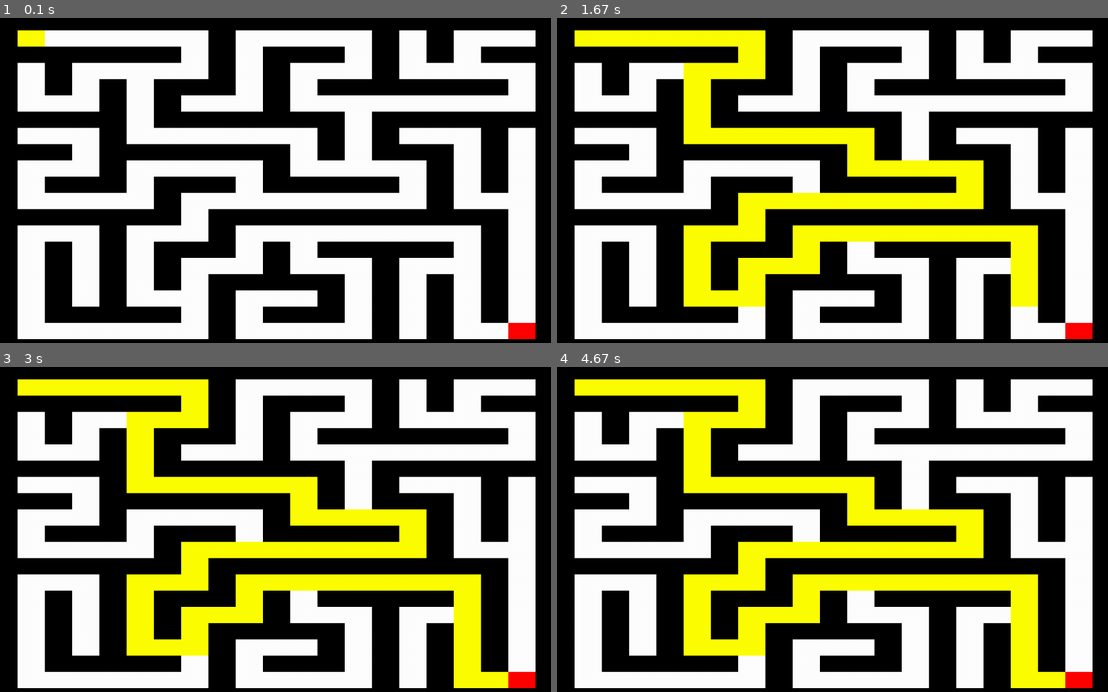
Above: before the commit, frames 1-4 (two rows, left to right).
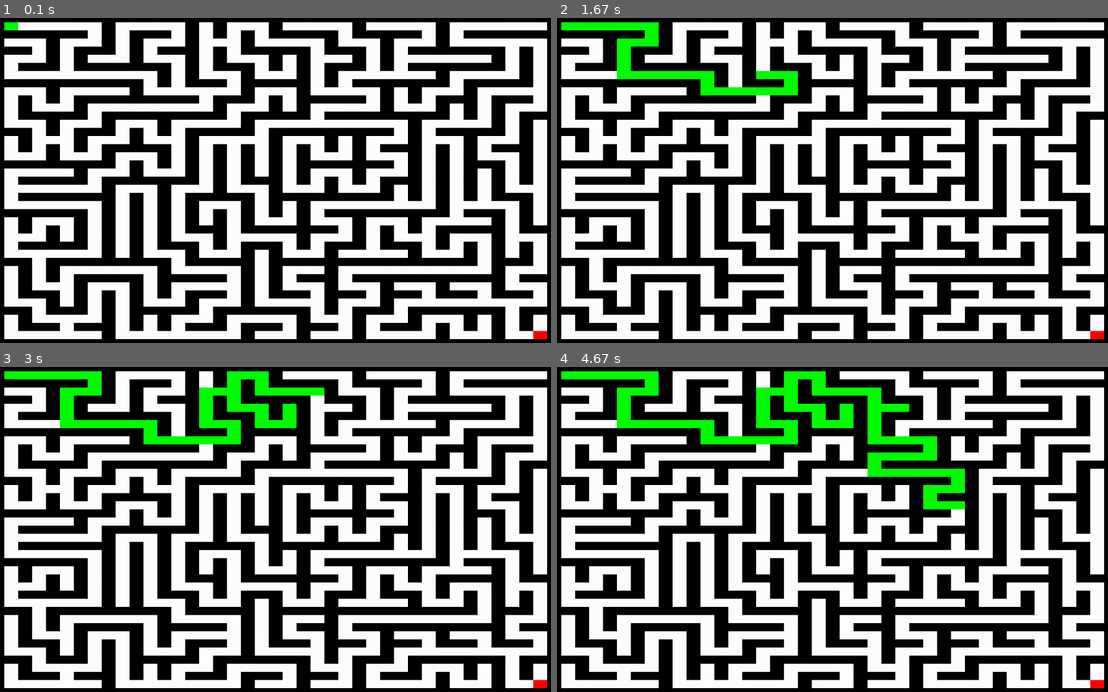
Above: after the commit, the same moments.

Repository: UltraViolet33/Maze-Solver
Game: pygame game, started from main.py
Same seed, same stepped clock (60 frames per second), same inputs: the game is played once before the commit and once after it.
Inputs:
- Up to frame 1 (0.1 s): no input
- Up to frame 2 (1.67 s): no input
- Up to frame 3 (3 s): no input
- Up to frame 4 (4.67 s): no input

The runs differ from the first frame. In frame 1, 53% of the frame differs, in the area x 0-100%, y 1-99%; in frame 2, 61%; in frame 3, 62%; in frame 4, 62%.

Commit message:
solve maze using stack

Diff:
--- a/Maze.py
+++ b/Maze.py
@@ -3,6 +3,7 @@
 from settings import *
 import random
 from Solve_maze import SolveMaze
+from SolveDFS import SolveDFS
 
 
 class Maze:
@@ -21,6 +22,8 @@
         self.direction = 0
         self.path_list = []
         self.zero_amount = MAZE_HEIGHT * MAZE_WIDTH
+        self.goal_x = self.maze_width - 2
+        self.goal_y = self.maze_height - 2
 
     def generate(self):
         for i in range(0, self.maze_width):
@@ -122,10 +125,10 @@
                 elif self.elem_list[y][x] in [2, 3]:
                     color = (255, 255, 255)  # Empty cell
                 elif self.elem_list[y][x] == 5:
-                    color = (255, 255, 0)  # Solution path cell
+                    color = (0, 255, 0)  # Solution path cell
 
                 # Goal cell
-                if x == 19 and y == 19:
+                if x == self.goal_x and y == self.goal_y:
                     color = (255, 0, 0)
 
                 pg.draw.rect(
@@ -136,9 +139,15 @@
         pg.display.flip()
 
     def run(self):
+        print(self.maze_width)
+        print(self.maze_height)
+
         self.generate()
         self.draw_maze()
-        solve = SolveMaze(elem_maze=self.elem_list, draw=self.draw_maze)
+        # solve = SolveMaze(elem_maze=self.elem_list, draw=self.draw_maze)
+        solve = SolveDFS(elem_maze=self.elem_list, draw=self.draw_maze)
+        # solve = SolveMaze(ele)
+
         solve.solve()
         while True:
             self.check_events()
--- /dev/null
+++ b/SolveDFS.py
@@ -0,0 +1,166 @@
+import random
+from settings import *
+import pygame as pg
+
+from util import Node, StackFrontier
+
+class SolveDFS:
+
+
+    def __init__(self, elem_maze, draw):
+        self.draw = draw
+        self.cur_x = 1
+        self.cur_y = 1
+        self.elem_list = elem_maze
+        self.maze_width = MAZE_WIDTH * 2 + 1
+        self.maze_height = MAZE_HEIGHT * 2 + 1
+        self.solve_path = []
+        self.is_solve = False
+        self.goal_x = self.maze_width - 2
+        self.goal_y = self.maze_height - 2
+        self.direction = 0
+
+        self.start = (self.cur_x, self.cur_y)
+        self.goal = (self.goal_x, self.goal_y)
+
+
+    def solve(self):
+        self.num_explored = 0
+
+        start = Node(state=self.start, parent=None, action=None)
+
+        frontier = StackFrontier()
+        frontier.add(start)
+
+        self.explored = set()
+
+        while True:
+
+            if frontier.empty():
+                raise Exception("No solution")
+
+            node = frontier.remove()
+
+            self.num_explored += 1
+
+            if node.state == self.goal:
+                # actions = []
+                # cells = []
+                # while node.parent is not None:
+                #     actions.append(node.action)
+                #     cells.append(node.state)
+                #     node = node.parent
+                # actions.reverse()
+                # cells.reverse()
+                # self.solution = (actions, cells)
+                return
+
+            self.explored.add(node.state)
+            x, y = node.state
+            self.elem_list[x][y] = 5
+            pg.time.delay(50)
+            self.draw()
+
+            for action, state in self.get_neighbors(node.state):
+                if not frontier.contains_state(state) and state not in self.explored:
+                    child = Node(state=state, parent=node, action=action)
+                    frontier.add(child)
+
+
+
+
+
+# def solve(self):
+#     while not self.is_solve:
+#         self.elem_list[self.cur_x][self.cur_y] = 5
+#         pg.time.delay(50)  # Add a small delay to visualize the final maze
+#         self.draw()
+
+#         if self.cur_x == self.goal_x and self.cur_y == self.goal_y:
+#             self.is_solve = True
+#             return True
+#         possibles_moves = self.check_valid_moves()
+
+# #     print(possibles_moves)
+#         if len(possibles_moves):
+#             self.direction = random.choice(possibles_moves)
+#             if len(possibles_moves) > 1:
+#                 self.solve_path.append([self.cur_x, self.cur_y])
+#             self.set_solution_path()
+#         else:
+#             if not self.solve_path:
+#                 return False
+# #         # Print the contents of solve_path for debugging
+# #         print("solve_path:", solve_path)
+
+#             path = random.choice(self.solve_path)
+#             self.solve_path.remove(path)
+#             self.cur_x = path[0]
+#             self.cur_y = path[1]
+
+# # return False
+
+
+    def get_neighbors(self, state):
+        row, col = state
+        candidates = [
+            ("up", (row - 1, col)),
+            ("down", (row + 1, col)),
+            ("left", (row, col - 1)),
+            ("right", (row, col + 1))
+        ]
+
+        result = []
+        for action, (r, c) in candidates:
+            # if 0 <= r < self.maze_height and 0 <= c < self.maze_width and not self.walls[r][c]:
+            if 0 <= r < self.maze_height and 0 <= c < self.maze_width and  self.elem_list[r][c] != 1:
+
+                result.append((action, (r, c)))
+        return result
+
+# def check_valid_moves(self):
+#     temp_list = []
+
+#     if self.cur_x + 1 != self.maze_width - 1:
+#         if (
+#             self.elem_list[self.cur_x + 1][self.cur_y] != 1
+#             and self.elem_list[self.cur_x + 1][self.cur_y] != 5
+#         ):
+#             temp_list.append(0)
+
+#     if self.cur_y + 1 != self.maze_height - 1:
+#         if (
+#             self.elem_list[self.cur_x][self.cur_y + 1] != 1
+#             and self.elem_list[self.cur_x][self.cur_y + 1] != 5
+#         ):
+#             temp_list.append(1)
+
+#     if self.cur_x - 1 != 0:
+#         if (
+#             self.elem_list[self.cur_x - 1][self.cur_y] != 1
+#             and self.elem_list[self.cur_x - 1][self.cur_y] != 5
+#         ):
+#             temp_list.append(2)
+
+#     if self.cur_y - 1 != 0:
+#         if (
+#             self.elem_list[self.cur_x][self.cur_y - 1] != 1
+#             and self.elem_list[self.cur_x][self.cur_y - 1] != 5
+#         ):
+#             temp_list.append(3)
+
+#     return temp_list
+
+# def set_solution_path(self):
+#     if self.direction == 0:
+#         self.elem_list[self.cur_x + 1][self.cur_y] = 5
+#         self.cur_x += 2
+#     if self.direction == 1:
+#         self.elem_list[self.cur_x][self.cur_y + 1] = 5
+#         self.cur_y += 2
+#     if self.direction == 2:
+#         self.elem_list[self.cur_x - 1][self.cur_y] = 5
+#         self.cur_x -= 2
+#     if self.direction == 3:
+#         self.elem_list[self.cur_x][self.cur_y - 1] = 5
+#         self.cur_y -= 2
--- a/Solve_maze.py
+++ b/Solve_maze.py
@@ -1,6 +1,10 @@
 import random
 from settings import *
 import pygame as pg
+
+from util import Node, StackFrontier
+
+
 
 
 class SolveMaze:
@@ -13,8 +17,8 @@
         self.maze_height = MAZE_HEIGHT * 2 + 1
         self.solve_path = []
         self.is_solve = False
-        self.goal_x = 19
-        self.goal_y = 19
+        self.goal_x = self.maze_width - 2
+        self.goal_y = self.maze_height - 2
         self.direction = 0
 
     def solve(self):
--- a/settings.py
+++ b/settings.py
@@ -5,5 +5,5 @@
 FPS = 60
 
 
-MAZE_WIDTH = 10
-MAZE_HEIGHT = 10
+MAZE_WIDTH = 20
+MAZE_HEIGHT = 20
--- /dev/null
+++ b/util.py
@@ -0,0 +1,27 @@
+class Node():
+    def __init__(self, state, parent, action):
+        self.state = state
+        self.parent = parent
+        self.action = action
+
+
+class StackFrontier():
+    def __init__(self):
+        self.frontier = []
+
+    def add(self, node):
+        self.frontier.append(node)
+
+    def contains_state(self, state):
+        return any(node.state == state for node in self.frontier)
+
+    def empty(self):
+        return len(self.frontier) == 0
+
+    def remove(self):
+        if self.empty():
+            raise Exception("empty frontier")
+        else:
+            node = self.frontier[-1]
+            self.frontier = self.frontier[:-1]
+            return node
